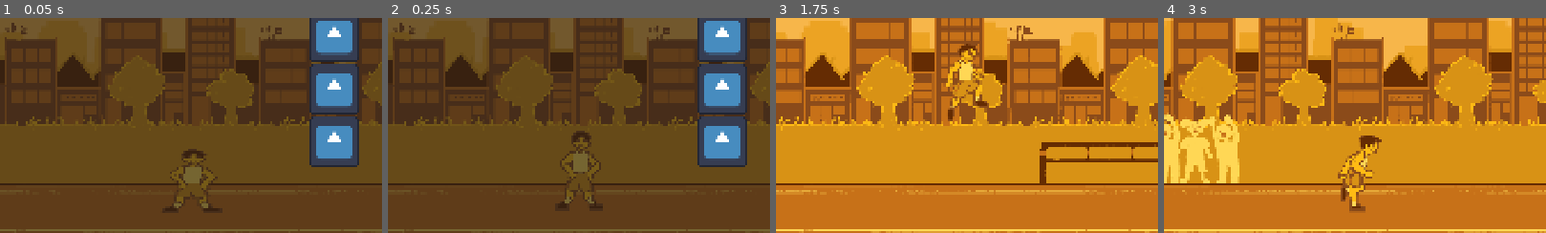
Above: before the commit, frames 1-4 (left to right).
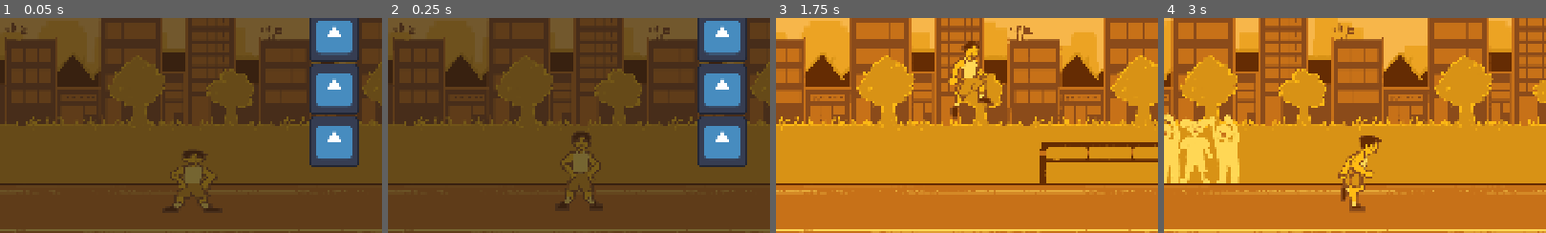
Above: after the commit, the same moments.

Repository: Ahzzak/Enjam2026_Grp5
Game: Godot game, scene res://scenes/world.tscn
Same seed, same stepped clock (60 frames per second), same inputs: the game is played once before the commit and once after it. The engine's default icon, where the game draws it, is replaced by a stand-in: a white triangle on a blue panel in a dark square. Sound files missing from this copy of the repository are replaced by a short silence.
Inputs (mouse positions are % of the whole screen's width and height, from its top left):
- Up to frame 1 (0.05 s): no input
- Up to frame 2 (0.25 s): no input
- Up to frame 3 (1.75 s): click (50, 41) at 0.5 s; hold D (Run) from 1.28 s (still down); tap Space (Jump) at 1.52 s
- Up to frame 4 (3 s): release D (Run) at 2.03 s; tap Ctrl (Slide) at 2.1 s; tap Space (Jump) at 2.27 s; tap N at 2.85 s
The pictures show only the part of the screen within x 6-56%, y 37-87%; the shares and areas given below are measured in that part.

The runs differ from the first frame. In frame 1, less than 0.1% of the frame differs, in the area x 47-49%, y 72-76%; in frame 2, less than 0.1%; in frame 3, 1.7%, in the area x 43-57%, y 10-48%; in frame 4, nothing differs.

Commit message:
feeat(player) : sprites

Diff:
--- a/enjam-2026/prefabs/player.tscn
+++ b/enjam-2026/prefabs/player.tscn
@@ -1,7 +1,6 @@
 [gd_scene format=3 uid="uid://c0o3frsrsxts4"]
 
 [ext_resource type="Script" uid="uid://c2dqnulv6s8vl" path="res://scripts/player.gd" id="1_4dohe"]
-[ext_resource type="Texture2D" uid="uid://d0r3vc2yxw26" path="res://visuals/Character/young/SP_Dive.png" id="2_8rb0w"]
 [ext_resource type="Texture2D" uid="uid://beh01x34vu50r" path="res://visuals/Character/young/SP_Fall.png" id="3_sd3sa"]
 [ext_resource type="Texture2D" uid="uid://c54r0tmprgsg2" path="res://visuals/Character/young/SP_Idle_1.png" id="4_m2qjg"]
 [ext_resource type="Texture2D" uid="uid://dgeof7d7kqcbj" path="res://visuals/Character/young/SP_Run_0.png" id="6_22xyk"]
@@ -37,7 +36,7 @@
 animations = [{
 "frames": [{
 "duration": 1.0,
-"texture": ExtResource("2_8rb0w")
+"texture": ExtResource("3_sd3sa")
 }],
 "loop": 1,
 "name": &"dive",
@@ -106,7 +105,7 @@
 animations = [{
 "frames": [{
 "duration": 1.0,
-"texture": ExtResource("2_8rb0w")
+"texture": ExtResource("14_cv2ms")
 }],
 "loop": 1,
 "name": &"dive",
@@ -191,15 +190,15 @@
 
 [node name="Sprite_YoungRunner" type="AnimatedSprite2D" parent="Visual" unique_id=226771862]
 sprite_frames = SubResource("SpriteFrames_stj53")
-animation = &"run"
+animation = &"dive"
 autoplay = "idle"
-frame_progress = 0.29554737
+frame_progress = 0.19262107
 offset = Vector2(0, -128)
 
 [node name="SpriteSprite_OldRunner" type="AnimatedSprite2D" parent="Visual" unique_id=1468214603]
 visible = false
 sprite_frames = SubResource("SpriteFrames_sh7kr")
-animation = &"run"
+animation = &"dive"
 autoplay = "idle"
 offset = Vector2(0, -128)
 
Binary file changed: enjam-2026/visuals/Character/old/SP_Old_Fall.png
Binary file changed: enjam-2026/visuals/Character/old/SP_Old_Idle_1.png
Binary file changed: enjam-2026/visuals/Character/old/SP_Old_Jump.png
Binary file changed: enjam-2026/visuals/Character/old/SP_Old_Slide.png
Binary file changed: enjam-2026/visuals/Character/young/SP_Fall.png
Binary file changed: enjam-2026/visuals/Character/young/SP_Idle_1.png
Binary file changed: enjam-2026/visuals/Character/young/SP_Jump.png
Binary file changed: enjam-2026/visuals/Character/young/SP_Slide.png
